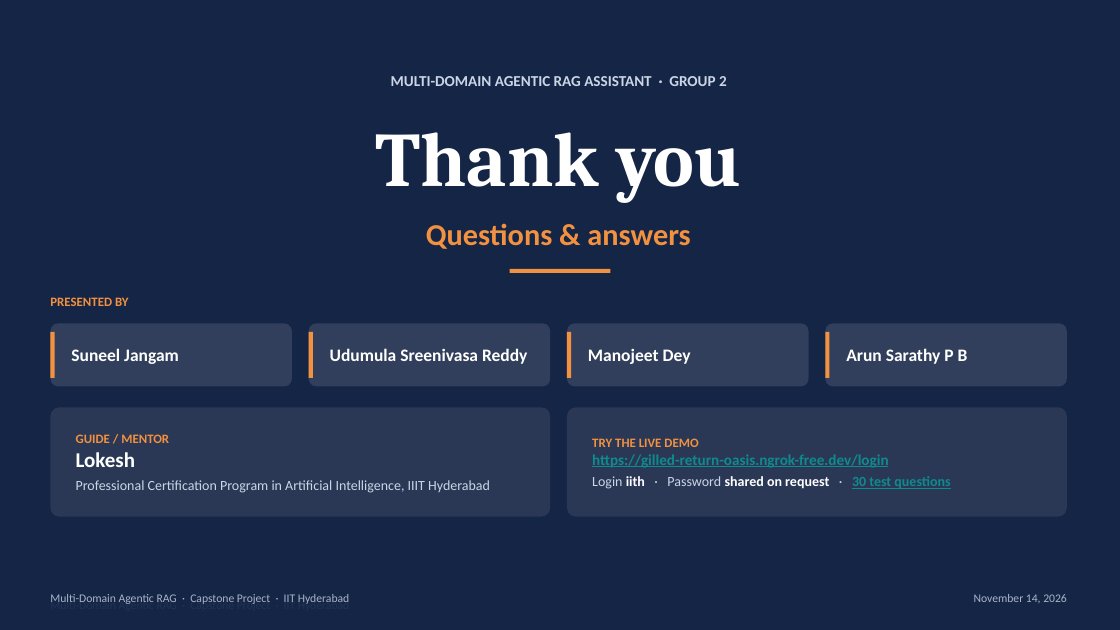
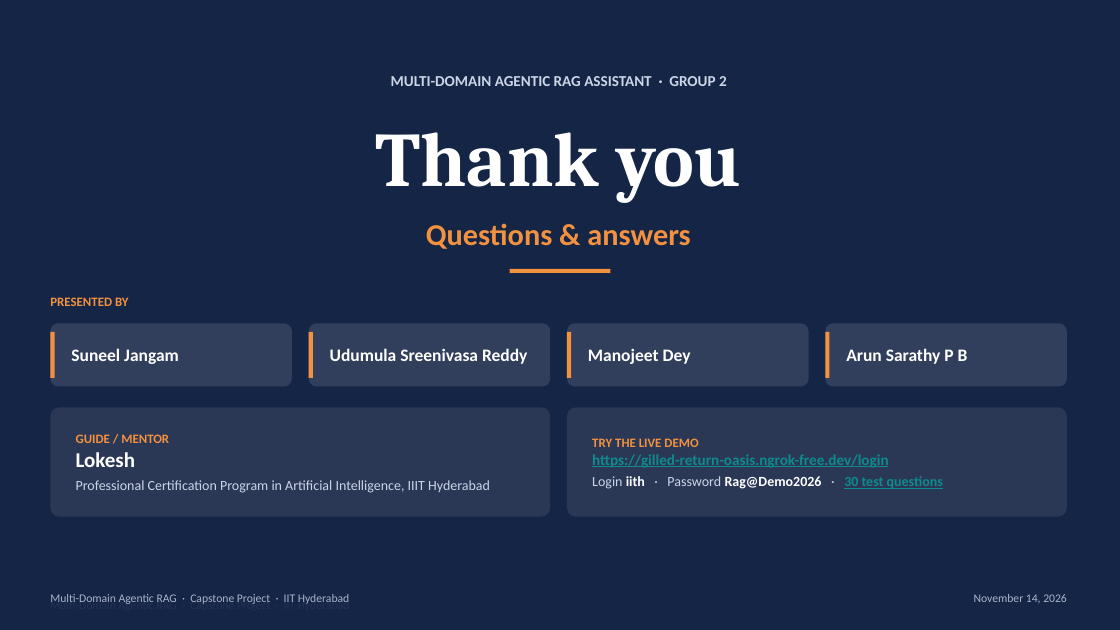
Before and after one commit to suneel130588-art/IITH_MultiDomain_RAG_Agents_Project_Group_2, a slide deck: slide 22 of docs/MultiDomain_RAG_Agents_Project_Presentation.pptx. Drawn at 1120x630 pixels with LibreOffice and Linux fonts; fonts in the diff are those of the drawing; background and template pictures are left out; a plain dark background stands for a picture behind light text. Boxes give left, top, right and bottom in pixels: in the first picture for what was removed or moved away, otherwise in the second. Text is boxed around its words. In the diff, an @@ line names an element or a change of style, - is before the commit and + after.

```diff
--- a/docs/MultiDomain_RAG_Agents_Project_Presentation.pptx
+++ b/docs/MultiDomain_RAG_Agents_Project_Presentation.pptx
@@ text at [592,476,943,489]: text changed @@
-Login iith · Password shared on request · 30 test questions
+Login iith · Password Rag@Demo2026 · 30 test questions
```
Also in this commit, not shown: 1 other slide changed.
